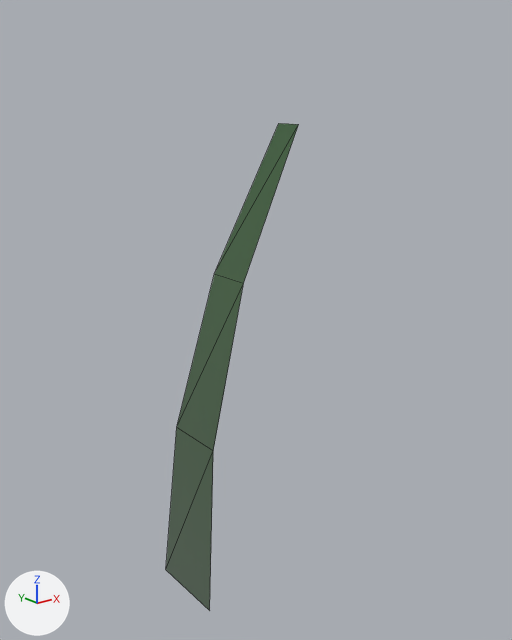
What one commit did to the glTF model models/vegetation/Blade_Sedge.glb.
Camera for both pictures: a 50 mm camera at (-0.1008, -0.1609, 0.148) aimed at (0.0287, 0.0009, 0.0832). Every picture has the same lights, and +X, +Y and +Z are marked at lower left. The first picture is the older version. Mesh edges are drawn as thin lines.

Names of what the first picture shows: 'Blade_Sedge'.
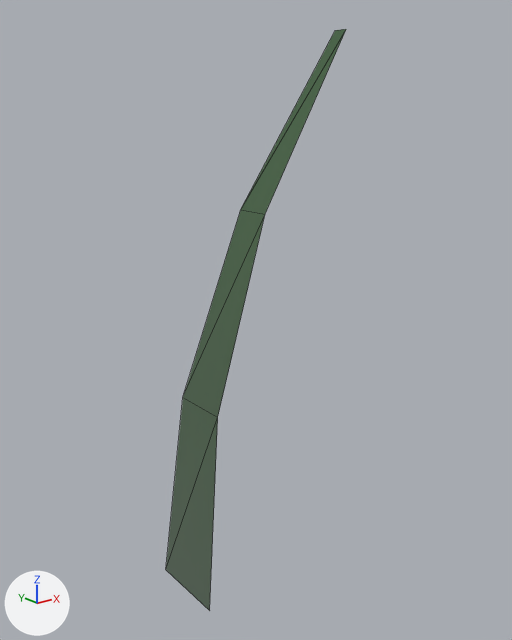
What the commit changed:
me_blade_sedge is used by ob_blade_sedge; location (0.0, 0.0, 0.0).
me_blade_sedge had 8 vertices, 6 faces and spanned x 0.0..0.04, y -0.0125..0.0125, z 0.0..0.1408.
me_blade_sedge now has 8 vertices, 6 faces and spans x 0.0..0.06, y -0.0125..0.0125, z 0.0..0.1672.
Part 1, on me_blade_sedge:
Vertex 2 of me_blade_sedge moves from (0.0044, 0.0098, 0.0512) at pixel (176, 427) to (0.0067, 0.0091, 0.0608) at pixel (182, 397).
Vertex 3 of me_blade_sedge moves from (0.0044, -0.0098, 0.0512) at pixel (213, 450) to (0.0067, -0.0091, 0.0608) at pixel (217, 417).
Vertex 4 of me_blade_sedge moves from (0.0178, 0.0071, 0.0981) at pixel (214, 273) to (0.0267, 0.0057, 0.1165) at pixel (240, 209).
Vertex 5 of me_blade_sedge moves from (0.0178, -0.0071, 0.0981) at pixel (243, 283) to (0.0267, -0.0057, 0.1165) at pixel (265, 214).
Vertex 6 of me_blade_sedge moves from (0.04, 0.0044, 0.1408) at pixel (278, 123) to (0.06, 0.0022, 0.1672) at pixel (335, 30).
Vertex 7 of me_blade_sedge moves from (0.04, -0.0044, 0.1408) at pixel (298, 124) to (0.06, -0.0022, 0.1672) at pixel (346, 29).

What differs and where, as boxes [x1, y1, x2, y2] in the pictures (512 x 640 px):
'Blade_Sedge', reshaped (35% wider, 19% taller)
    before: [166, 123, 299, 611]
    after: [166, 29, 346, 611]
